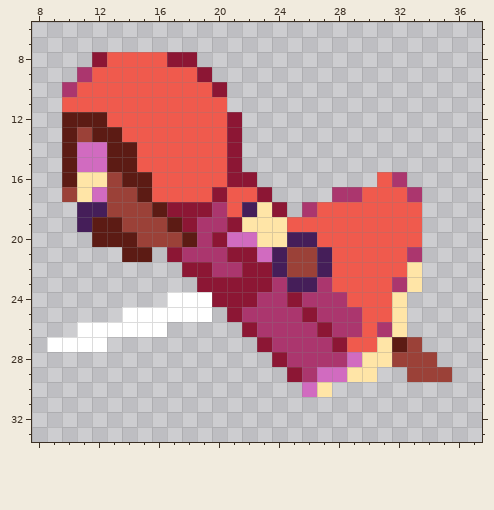
Two versions of one pixel-art sprite, Assets/Art/Sprites/Characters/Player/Dash/spr_player_dash_left.png. The picture above is the old version.
The file is 46x38 pixels. Shown: x 8..37, y 6..33.
The result:
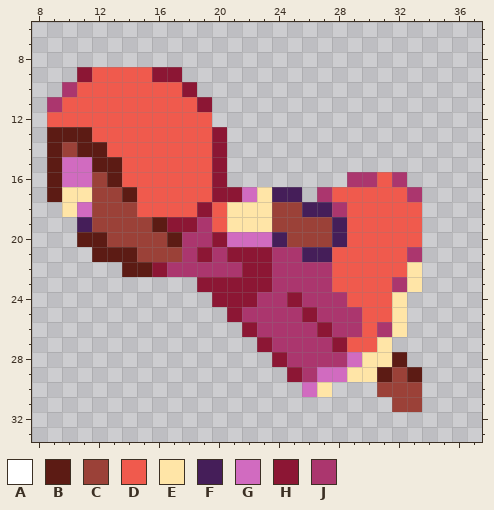
Palette (. is transparent): A #ffffff  B #5c1b14  C #9b4138  D #f05a4d  E #ffe5a7  F #451e59  G #d16bc0  H #8c1634  J #ab366e
The edit:
y 8: x 12..18 HDDDDHH -> .......
y 9: x 11 J -> H; x 16..19 DDDH -> HH..
y 10: x 18..20 DDH -> H..
y 11: x 9 . -> J; x 19..20 DD -> H.
y 12: x 9..12 .BBB -> DDDD; x 20..21 DH -> ..
y 13: x 9 . -> B; x 11..13 CBB -> BDD; x 20..21 DH -> H.
y 14: x 9..14 .BGGBB -> BCBBDD; x 20..21 DH -> H.
y 15: x 9..10 .B -> BG; x 12 G -> B; x 14 B -> D; x 20..21 DH -> H.
y 16: x 9..15 .BEECBB -> BGGCBDD; x 20..22 DHH -> H..; x 29..30 .. -> JJ
y 17: x 9..10 .C -> BE; x 12 G -> C; x 14..15 CB -> BD; x 21..25 DDH.. -> HGEFF; x 27..29 .JJ -> JDD
y 18: x 10..12 .FF -> EGC; x 15..18 CBHH -> DDDD; x 20..22 JDF -> DEE; x 24..28 H.JDD -> CCFFJ
y 19: x 12..13 BB -> CC; x 16..17 CB -> BH; x 20..21 JH -> DE; x 24..28 EDDDD -> CCCCF
y 20: x 11 . -> B; x 13..14 BB -> CC; x 17..18 CB -> BJ; x 23..28 EEFFDD -> GFCCCF
y 21: x 12..13 .. -> BB; x 15..17 B.H -> CCC; x 19 J -> H; x 23..26 GFCC -> HJJF
y 22: x 14..19 ....HH -> BBHJJJ; x 24..27 FCCF -> JJJJ
y 23: x 25..26 FF -> JJ
y 24: x 17..19 AAA -> ...
y 25: x 14..19 AAAAAA -> ......
y 26: x 11..16 AAAAAA -> ......
y 27: x 9..12 AAAA -> ....; x 32..33 BC -> ..
y 28: x 32..34 CCC -> B..
y 29: x 31..35 ..CCC -> BCB..
y 30: x 31..33 ... -> CCC
y 31: x 32..33 .. -> CC
